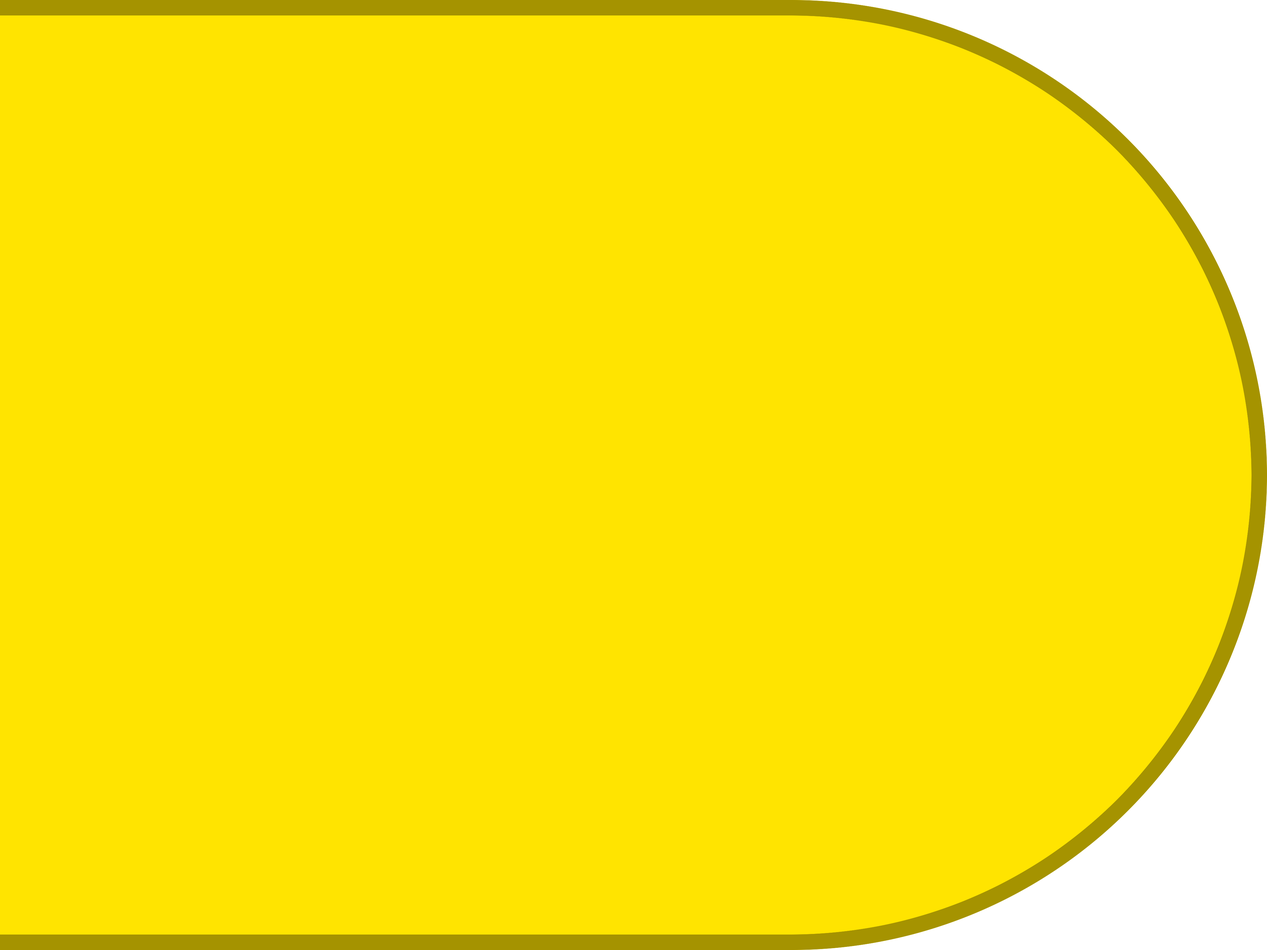
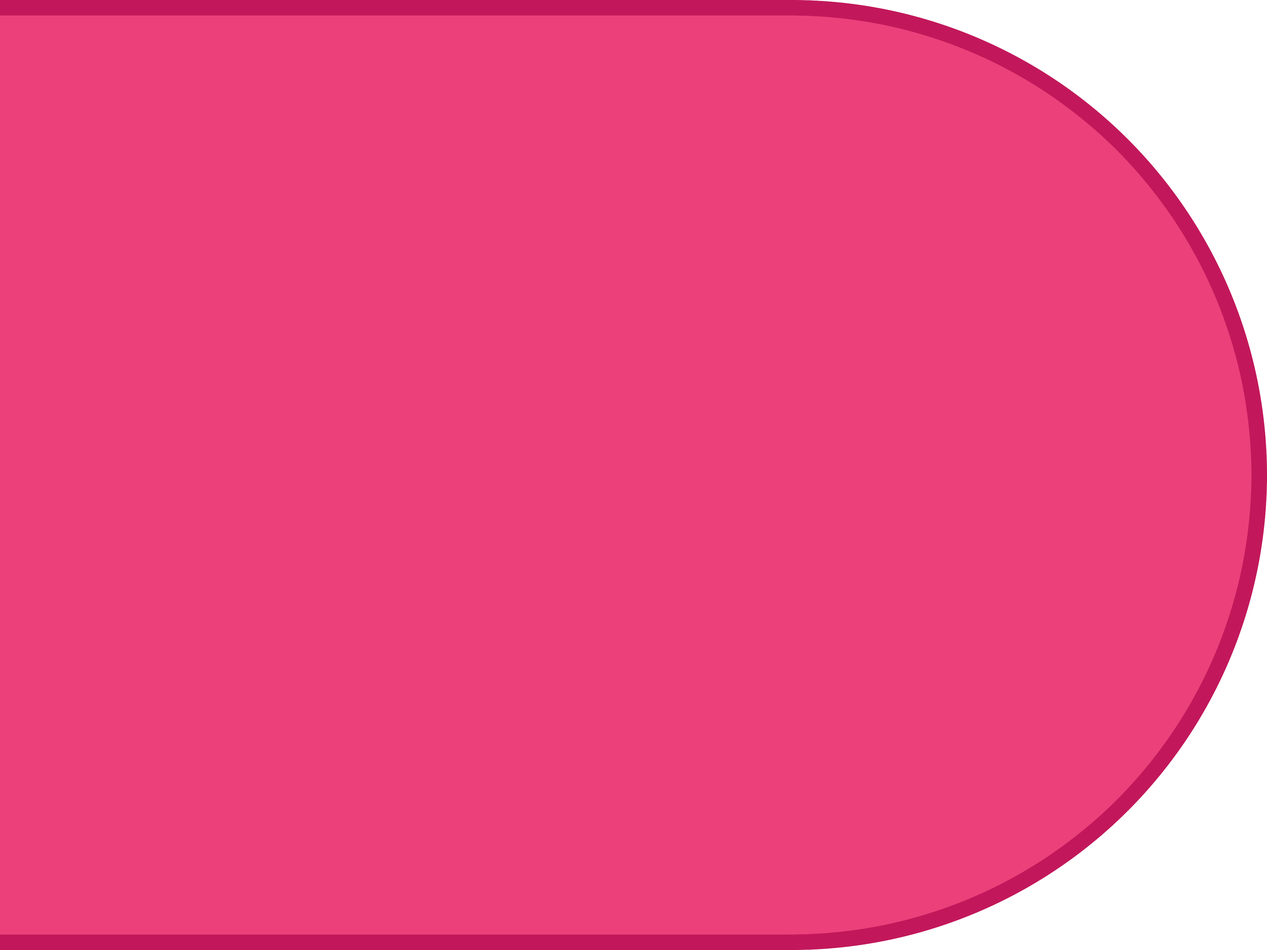
Revision of a layered 1267px x 950px image; what changed, layer by layer:
renamed "Warstwa" to "Warstwa 700", painted on it over [0, 0, 1267, 950]
renamed "Tło" to "Tło 400", painted on it over [0, 0, 1267, 950]
